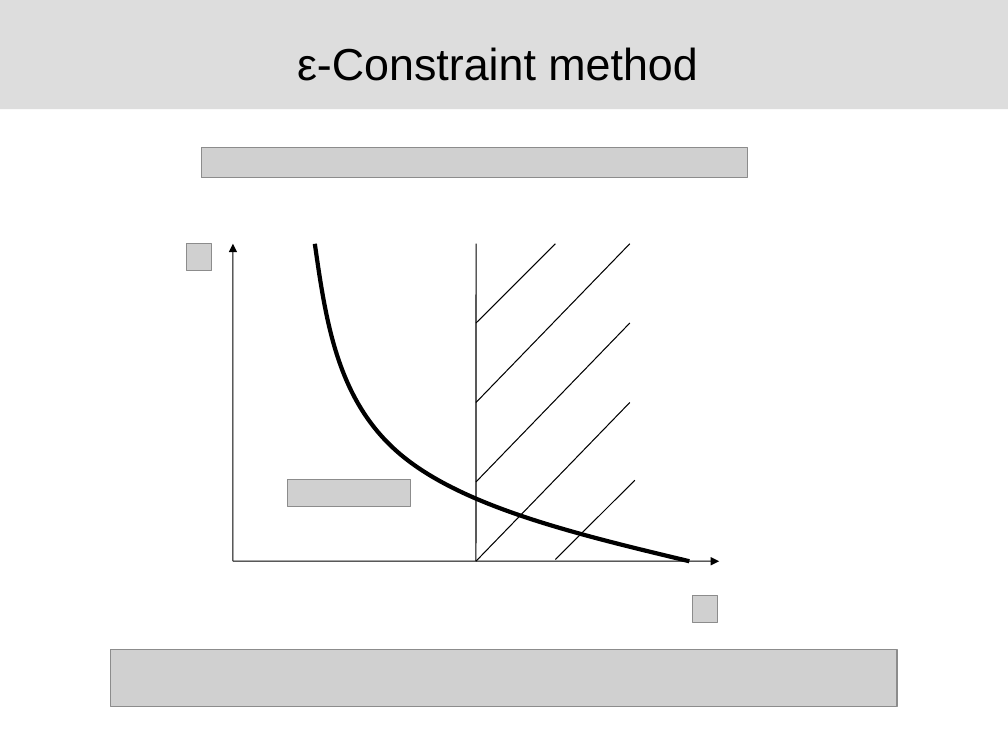
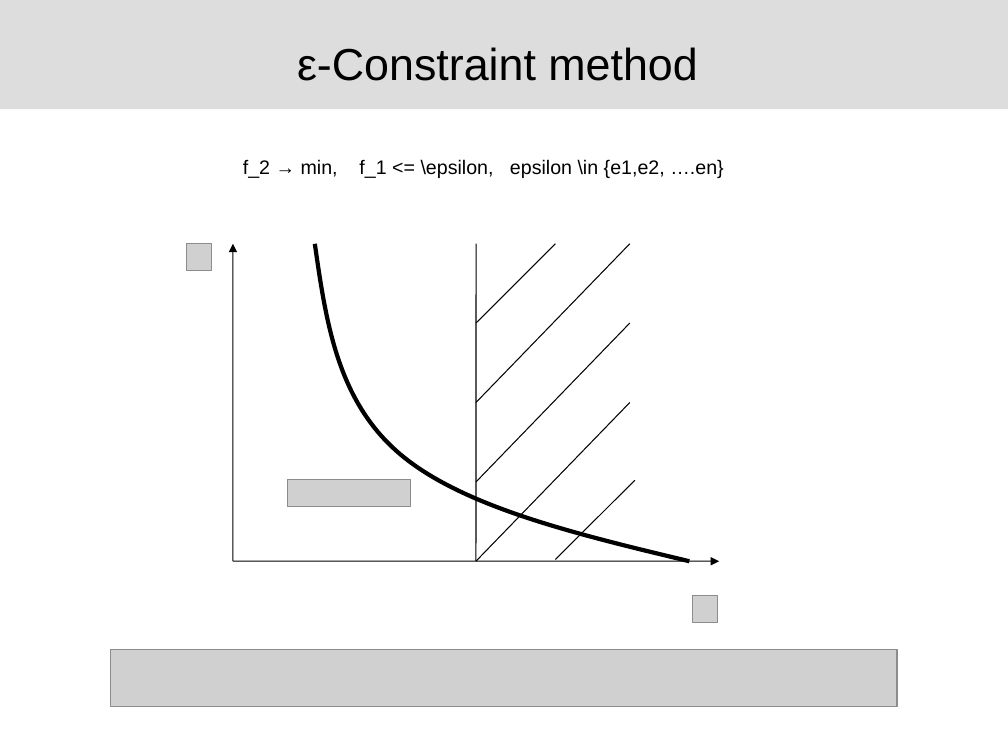
Before and after one commit to industrial-optimization-group/JSS30-COM3-Course, a slide deck: slide 2 of Day02Practical/day02-exercise.pptx. Drawn at 1008x756 pixels with LibreOffice and Linux fonts; fonts in the diff are those of the drawing; grey boxes stand for pictures; background and template pictures are left out. Boxes give left, top, right and bottom in pixels: in the first picture for what was removed or moved away, otherwise in the second. Text is boxed around its words. In the diff, an @@ line names an element or a change of style, - is before the commit and + after.

```diff
--- a/Day02Practical/day02-exercise.pptx
+++ b/Day02Practical/day02-exercise.pptx
@@ picture removed at (202,148,748,178) @@
@@ text added at (243,159,723,178), 14 pt, text #000000 @@
+f_2 → min, f_1 <= \epsilon, epsilon \in {e1,e2, ….en}
```
Also in this commit, not shown: 3 other slides changed, 1 other file.
